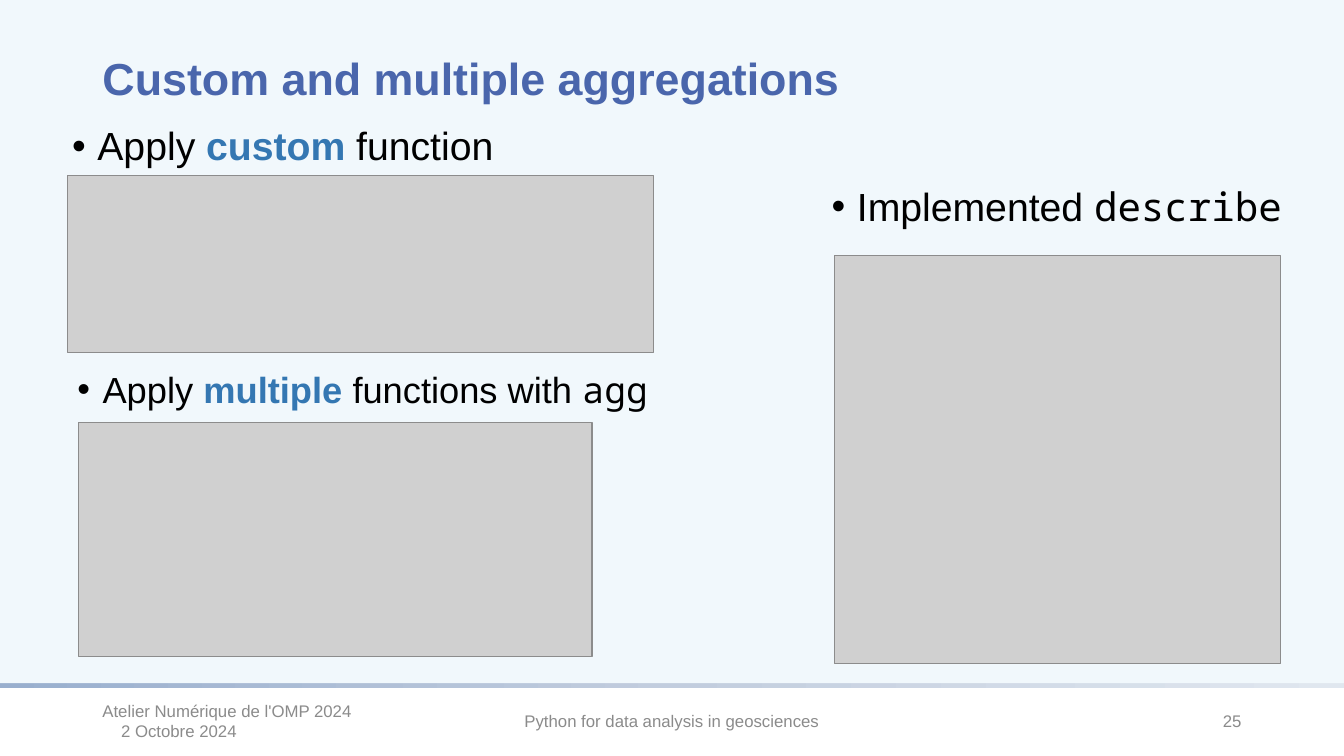
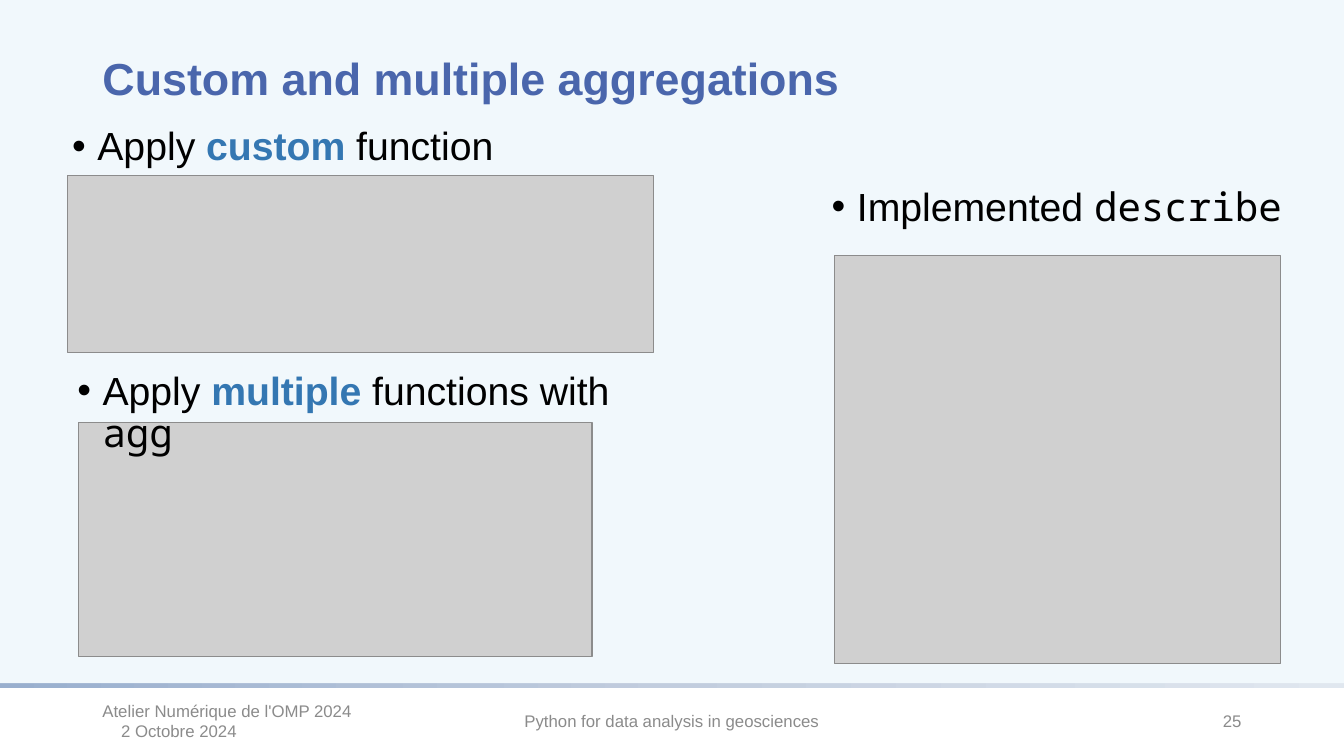
Before and after one commit to rguilcas/python-geosciences, a slide deck: slide 25 of slides/Introduction to pandas.pptx. Drawn at 1344x756 pixels with LibreOffice and Linux fonts; fonts in the diff are those of the drawing; grey boxes stand for pictures; background and template pictures are left out. Boxes give left, top, right and bottom in pixels: in the first picture for what was removed or moved away, otherwise in the second. Text is boxed around its words. In the diff, an @@ line names an element or a change of style, - is before the commit and + after.

```diff
--- a/slides/Introduction to pandas.pptx
+++ b/slides/Introduction to pandas.pptx
@@ text "Apply multiple functions with agg" at <box>103,376,610,457</box>: size 25.9 to 28 pt @@
```
Also in this commit, not shown: 1 other slide changed, 2 other files.
